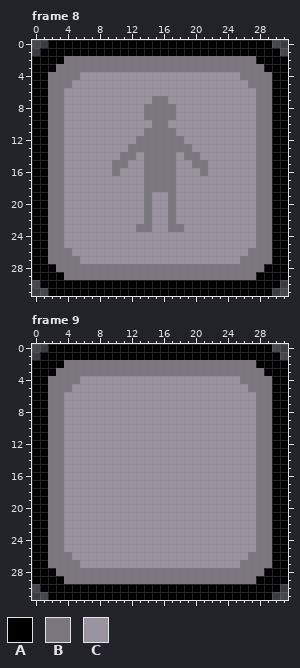
File history of a pixel-art file, Sprites/ui.aseprite. That is the earlier state.
32x32 pixels, 9 frames. Shown: frame 8, frame 9.
Visible layers, top first: "slot_icon", "slots", "selection", "hands".
Palette (. is transparent): A #000000  B #7b757e  C #9a929e
Pixels before, frame 8, first column x 0:
 0 ..AAAAAAAAAAAAAAAAAAAAAAAAAAAA..
 1 .AAAAAAAAAAAAAAAAAAAAAAAAAAAAAA.
 2 AAAABBBBBBBBBBBBBBBBBBBBBBBBAAAA
 3 AAABBBBBBBBBBBBBBBBBBBBBBBBBBAAA
 4 AABBBBCCCCCCCCCCCCCCCCCCCCBBBBAA
 5 AABBBCCCCCCCCCCCCCCCCCCCCCCBBBAA
 6 AABBCCCCCCCCCCCCCCCCCCCCCCCCBBAA
 7 AABBCCCCCCCCCCCBBCCCCCCCCCCCBBAA
 8 AABBCCCCCCCCCCBBBBCCCCCCCCCCBBAA
 9 AABBCCCCCCCCCCBBBBCCCCCCCCCCBBAA
10 AABBCCCCCCCCCCCBBCCCCCCCCCCCBBAA
11 AABBCCCCCCCCCCBBBBCCCCCCCCCCBBAA
12 AABBCCCCCCCCCBBBBBBCCCCCCCCCBBAA
13 AABBCCCCCCCCBBBBBBBBCCCCCCCCBBAA
14 AABBCCCCCCCBBCBBBBCBBCCCCCCCBBAA
15 AABBCCCCCCBBCCBBBBCCBBCCCCCCBBAA
16 AABBCCCCCCBCCCBBBBCCCBCCCCCCBBAA
17 AABBCCCCCCCCCCBBBBCCCCCCCCCCBBAA
18 AABBCCCCCCCCCCBBBBCCCCCCCCCCBBAA
19 AABBCCCCCCCCCCBCCBCCCCCCCCCCBBAA
20 AABBCCCCCCCCCCBCCBCCCCCCCCCCBBAA
21 AABBCCCCCCCCCCBCCBCCCCCCCCCCBBAA
22 AABBCCCCCCCCCCBCCBCCCCCCCCCCBBAA
23 AABBCCCCCCCCCBBCCBBCCCCCCCCCBBAA
24 AABBCCCCCCCCCCCCCCCCCCCCCCCCBBAA
25 AABBCCCCCCCCCCCCCCCCCCCCCCCCBBAA
26 AABBBCCCCCCCCCCCCCCCCCCCCCCBBBAA
27 AABBBBCCCCCCCCCCCCCCCCCCCCBBBBAA
28 AAABBBBBBBBBBBBBBBBBBBBBBBBBBAAA
29 AAAABBBBBBBBBBBBBBBBBBBBBBBBAAAA
30 .AAAAAAAAAAAAAAAAAAAAAAAAAAAAAA.
31 ..AAAAAAAAAAAAAAAAAAAAAAAAAAAA..
Pixels before, frame 9, first column x 0:
 0 ..AAAAAAAAAAAAAAAAAAAAAAAAAAAA..
 1 .AAAAAAAAAAAAAAAAAAAAAAAAAAAAAA.
 2 AAAABBBBBBBBBBBBBBBBBBBBBBBBAAAA
 3 AAABBBBBBBBBBBBBBBBBBBBBBBBBBAAA
 4 AABBBBCCCCCCCCCCCCCCCCCCCCBBBBAA
 5 AABBBCCCCCCCCCCCCCCCCCCCCCCBBBAA
 6 AABBCCCCCCCCCCCCCCCCCCCCCCCCBBAA
 7 AABBCCCCCCCCCCCCCCCCCCCCCCCCBBAA
 8 AABBCCCCCCCCCCCCCCCCCCCCCCCCBBAA
 9 AABBCCCCCCCCCCCCCCCCCCCCCCCCBBAA
10 AABBCCCCCCCCCCCCCCCCCCCCCCCCBBAA
11 AABBCCCCCCCCCCCCCCCCCCCCCCCCBBAA
12 AABBCCCCCCCCCCCCCCCCCCCCCCCCBBAA
13 AABBCCCCCCCCCCCCCCCCCCCCCCCCBBAA
14 AABBCCCCCCCCCCCCCCCCCCCCCCCCBBAA
15 AABBCCCCCCCCCCCCCCCCCCCCCCCCBBAA
16 AABBCCCCCCCCCCCCCCCCCCCCCCCCBBAA
17 AABBCCCCCCCCCCCCCCCCCCCCCCCCBBAA
18 AABBCCCCCCCCCCCCCCCCCCCCCCCCBBAA
19 AABBCCCCCCCCCCCCCCCCCCCCCCCCBBAA
20 AABBCCCCCCCCCCCCCCCCCCCCCCCCBBAA
21 AABBCCCCCCCCCCCCCCCCCCCCCCCCBBAA
22 AABBCCCCCCCCCCCCCCCCCCCCCCCCBBAA
23 AABBCCCCCCCCCCCCCCCCCCCCCCCCBBAA
24 AABBCCCCCCCCCCCCCCCCCCCCCCCCBBAA
25 AABBCCCCCCCCCCCCCCCCCCCCCCCCBBAA
26 AABBBCCCCCCCCCCCCCCCCCCCCCCBBBAA
27 AABBBBCCCCCCCCCCCCCCCCCCCCBBBBAA
28 AAABBBBBBBBBBBBBBBBBBBBBBBBBBAAA
29 AAAABBBBBBBBBBBBBBBBBBBBBBBBAAAA
30 .AAAAAAAAAAAAAAAAAAAAAAAAAAAAAA.
31 ..AAAAAAAAAAAAAAAAAAAAAAAAAAAA..
After the commit:
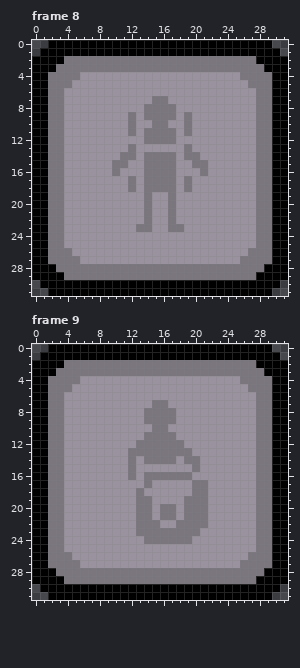
Edits made:
{"where": "frame 8, layer \"slot_icon\""}
{"frame":8,"y":9,"x":12,"old":"C","new":"B"}
{"frame":8,"y":9,"x":19,"old":"C","new":"B"}
{"frame":8,"y":10,"x":12,"old":"C","new":"B"}
{"frame":8,"y":10,"x":19,"old":"C","new":"B"}
{"frame":8,"y":11,"x":12,"old":"C","new":"B"}
{"frame":8,"y":11,"x":19,"old":"C","new":"B"}
{"frame":8,"y":12,"x":13,"old":"B","new":"C"}
{"frame":8,"y":12,"x":18,"old":"B","new":"C"}
{"frame":8,"y":13,"x":13,"old":"BBBBBB","new":"CCCCCC"}
{"frame":8,"y":17,"x":12,"old":"C","new":"B"}
{"frame":8,"y":17,"x":19,"old":"C","new":"B"}
{"frame":8,"y":18,"x":12,"old":"C","new":"B"}
{"frame":8,"y":18,"x":19,"old":"C","new":"B"}
{"where": "frame 9, layer \"slot_icon\""}
{"frame":9,"y":7,"x":15,"old":"CC","new":"BB"}
{"frame":9,"y":8,"x":14,"old":"CCCC","new":"BBBB"}
{"frame":9,"y":9,"x":14,"old":"CCCC","new":"BBBB"}
{"frame":9,"y":10,"x":15,"old":"CC","new":"BB"}
{"frame":9,"y":11,"x":14,"old":"CCCC","new":"BBBB"}
{"frame":9,"y":12,"x":13,"old":"CCCCCC","new":"BBBBBB"}
{"frame":9,"y":13,"x":12,"old":"CCCCCCCC","new":"BBBBBBBB"}
{"frame":9,"y":14,"x":12,"old":"C","new":"B"}
{"frame":9,"y":14,"x":14,"old":"CCCC","new":"BBBB"}
{"frame":9,"y":14,"x":19,"old":"CC","new":"BB"}
{"frame":9,"y":15,"x":12,"old":"C","new":"B"}
{"frame":9,"y":15,"x":20,"old":"C","new":"B"}
{"frame":9,"y":16,"x":12,"old":"C","new":"B"}
{"frame":9,"y":16,"x":14,"old":"CCCCCC","new":"BBBBBB"}
{"frame":9,"y":17,"x":14,"old":"C","new":"B"}
{"frame":9,"y":17,"x":20,"old":"CC","new":"BB"}
{"frame":9,"y":18,"x":13,"old":"C","new":"B"}
{"frame":9,"y":18,"x":20,"old":"CC","new":"BB"}
{"frame":9,"y":19,"x":13,"old":"CC","new":"BB"}
{"frame":9,"y":19,"x":19,"old":"CCC","new":"BBB"}
{"frame":9,"y":20,"x":13,"old":"CC","new":"BB"}
{"frame":9,"y":20,"x":16,"old":"CC","new":"BB"}
{"frame":9,"y":20,"x":19,"old":"CCC","new":"BBB"}
{"frame":9,"y":21,"x":13,"old":"CC","new":"BB"}
{"frame":9,"y":21,"x":16,"old":"CC","new":"BB"}
{"frame":9,"y":21,"x":19,"old":"CCC","new":"BBB"}
{"frame":9,"y":22,"x":13,"old":"CCC","new":"BBB"}
{"frame":9,"y":22,"x":18,"old":"CCCC","new":"BBBB"}
{"frame":9,"y":23,"x":13,"old":"CCCCCCCC","new":"BBBBBBBB"}
{"frame":9,"y":24,"x":14,"old":"CCCCCC","new":"BBBBBB"}
{"label":"changed","picture_box":[128,112,192,192]}
{"label":"changed","picture_box":[128,400,208,544]}
